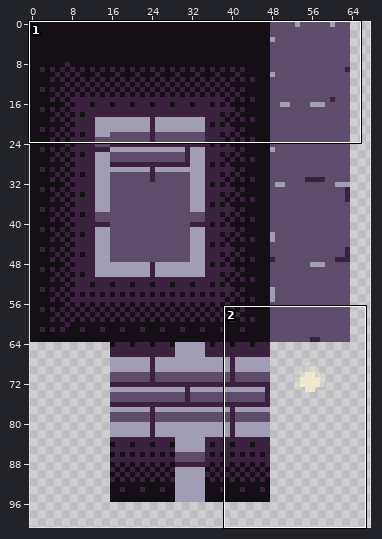
Pixel-art file, stored at assets/all.aseprite. Above: a wide view before the commit, with the close-up outlined.
Close-up. The starting point:
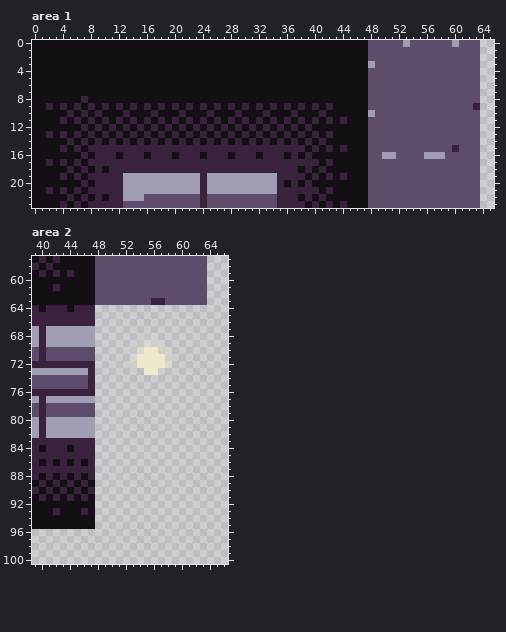
128x128 pixels, 1 frame. Shown: area 1: x 0..65, y 0..23; area 2: x 39..66, y 57..100. The old version is drawn lined up with the new one, on the new canvas. The wide view leaves out empty margins.
New version:
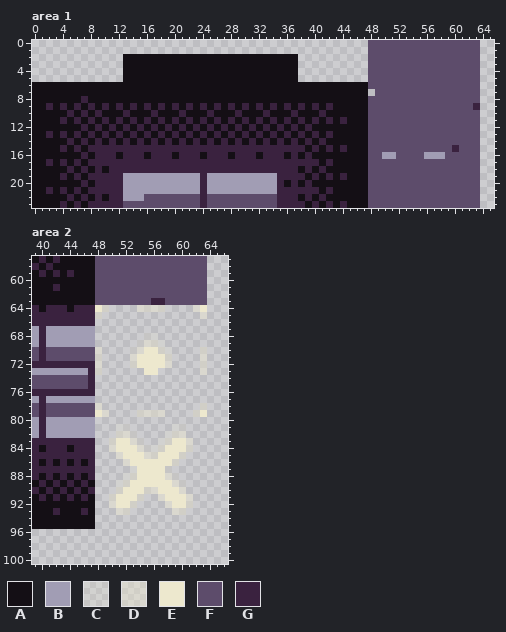
Palette (. is transparent): A #140f15  B #a19db4  C #ede8ce2b  D #ede8ce65  E #ede8ce  F #5d4c6b  G #3a223f
Changes in this commit:
canvas 128x128 -> 128x144
--- area 1
@@ x 0..65 @@
- 0 AAAAAAAAAAAAAAAAAAAAAAAAAAAAAAAAAAAAAAAAAAAAAAAAFFFFFBFFFFFFBFFF..
- 1 AAAAAAAAAAAAAAAAAAAAAAAAAAAAAAAAAAAAAAAAAAAAAAAAFFFFFFFFFFFFFFFF..
- 2 AAAAAAAAAAAAAAAAAAAAAAAAAAAAAAAAAAAAAAAAAAAAAAAAFFFFFFFFFFFFFFFF..
- 3 AAAAAAAAAAAAAAAAAAAAAAAAAAAAAAAAAAAAAAAAAAAAAAAABFFFFFFFFFFFFFFF..
- 4 AAAAAAAAAAAAAAAAAAAAAAAAAAAAAAAAAAAAAAAAAAAAAAAAFFFFFFFFFFFFFFFF..
- 5 AAAAAAAAAAAAAAAAAAAAAAAAAAAAAAAAAAAAAAAAAAAAAAAAFFFFFFFFFFFFFFFF..
+ 0 ................................................FFFFFFFFFFFFFFFF..
+ 1 ................................................FFFFFFFFFFFFFFFF..
+ 2 .............AAAAAAAAAAAAAAAAAAAAAAAAA..........FFFFFFFFFFFFFFFF..
+ 3 .............AAAAAAAAAAAAAAAAAAAAAAAAA..........FFFFFFFFFFFFFFFF..
+ 4 .............AAAAAAAAAAAAAAAAAAAAAAAAA..........FFFFFFFFFFFFFFFF..
+ 5 .............AAAAAAAAAAAAAAAAAAAAAAAAA..........FFFFFFFFFFFFFFFF..
  6 AAAAAAAAAAAAAAAAAAAAAAAAAAAAAAAAAAAAAAAAAAAAAAAAFFFFFFFFFFFFFFFF..
- 7 AAAAAAAAAAAAAAAAAAAAAAAAAAAAAAAAAAAAAAAAAAAAAAAAFFFFFFFFFFFFFFFF..
+ 7 AAAAAAAAAAAAAAAAAAAAAAAAAAAAAAAAAAAAAAAAAAAAAAAA.FFFFFFFFFFFFFFF..
  8 AAAAAAAGAAAAAAAAAAAAAAAAAAAAAAAAAAAAAAAAAAAAAAAAFFFFFFFFFFFFFFFF..
  9 AAGAGAGAGAGAGAGAGAGAGAGAGAGAGAGAGAGAGAGAGAGAAAAAFFFFFFFFFFFFFFFG..
-10 AAAAAGAGAGAAAGAAAGAAAGAAAGAAAGAAAGAAAGAAAGAAAAAABFFFFFFFFFFFFFFF..
+10 AAAAAGAGAGAAAGAAAGAAAGAAAGAAAGAAAGAAAGAAAGAAAAAAFFFFFFFFFFFFFFFF..
 11 AAAAGAGAGAGAGAGAGAGAGAGAGAGAGAGAGAGAGAGAGAGAGAAAFFFFFFFFFFFFFFFF..
--- area 2
@@ x 39..66 @@
  63 AAAAAAAAAFFFFFFFFGGFFFFFF...
- 64 GAGGGAGGG...................
- 65 GGGGGGGGG...................
+ 64 GAGGGAGGGED....DDDD....DE...
+ 65 GGGGGGGGGD..............D...
  66 GGGGGGGGG...................
@@ x 39..66 @@
  69 BGBBBBBBB......CDDC.........
- 70 FGFFFFFFF.....CDEEDC........
- 71 FGFFFFFFF.....DEEEED........
- 72 GGGGGGGGG.....DEEEED........
- 73 BBBBBBBBG.......EE..........
+ 70 FGFFFFFFFD....CDEEDC....D...
+ 71 FGFFFFFFFD....DEEEED....D...
+ 72 GGGGGGGGGD....DEEEED....D...
+ 73 BBBBBBBBGD......EE......D...
  74 FFFFFFFFG...................
@@ x 39..66 @@
  77 BGBBBBBBB...................
- 78 FGFFFFFFF...................
- 79 FGFFFFFFF...................
+ 78 FGFFFFFFFD..............D...
+ 79 FGFFFFFFFED....DDDD....DE...
  80 BGBBBBBBB...................
- 81 BGBBBBBBB...................
- 82 BGBBBBBBB...................
- 83 GGGGGGGGG...................
- 84 GAGGGAGGG...................
- 85 GGGGGGGGG...................
- 86 GAGAGAGAG...................
- 87 GGGGGGGGG...................
- 88 GAGAGAGAG...................
- 89 AGAGAGAGA...................
- 90 GAGAGAGAG...................
- 91 AGAGAGAGA...................
- 92 AAAAAAAAA...................
- 93 AAAGAAAGA...................
+ 81 BGBBBBBBB...CC......CC......
+ 82 BGBBBBBBB...DDC....CDD......
+ 83 GGGGGGGGG..DEEDC..CDEED.....
+ 84 GAGGGAGGG..DEEEDCCDEEED.....
+ 85 GGGGGGGGG...DEEEDDEEED......
+ 86 GAGAGAGAG....DEEEEEED.......
+ 87 GGGGGGGGG.....CEEEEC........
+ 88 GAGAGAGAG....CDEEEEDC.......
+ 89 AGAGAGAGA...CDEEEEEEDC......
+ 90 GAGAGAGAG...DEEEDDEEED......
+ 91 AGAGAGAGA..DEEED..DEEED.....
+ 92 AAAAAAAAA..DEED....DEED.....
+ 93 AAAGAAAGA...DD......DD......
  94 AAAAAAAAA...................
Changed places in both close-ups, as pixel boxes (x1, y1, x2, y2):
changed: (32, 40, 410, 117)
changed: (452, 40, 459, 47)
added: (95, 305, 109, 319)
added: (137, 305, 207, 319)
added: (95, 347, 102, 375)
added: (200, 347, 207, 375)
added: (95, 403, 207, 515)
